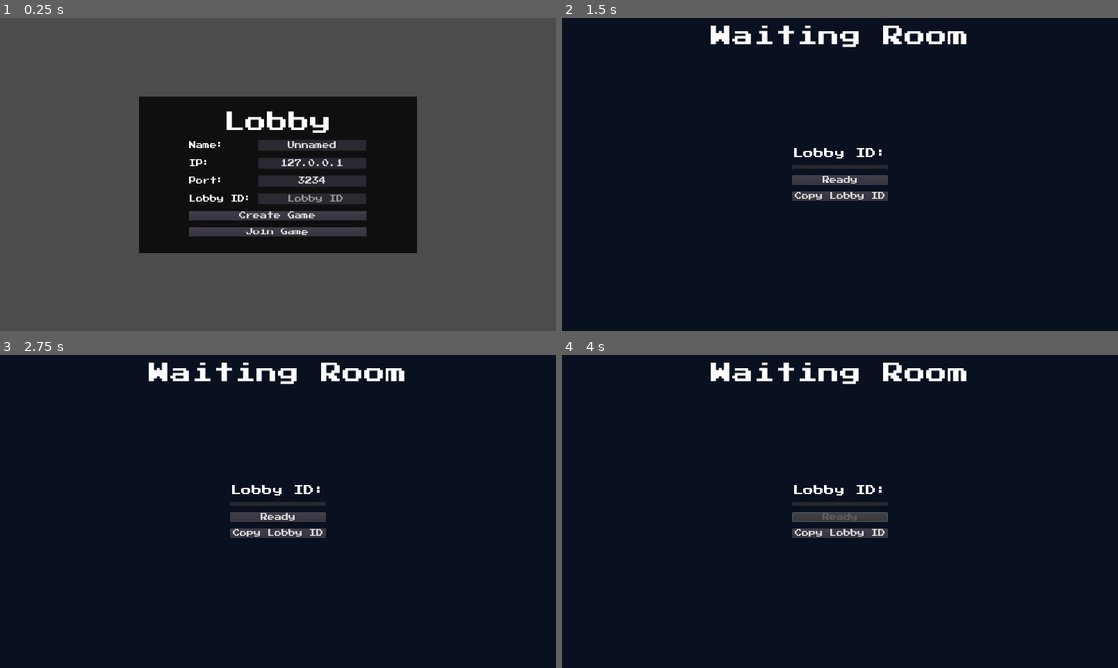
Above: before the commit, frames 1-4 (two rows, left to right).
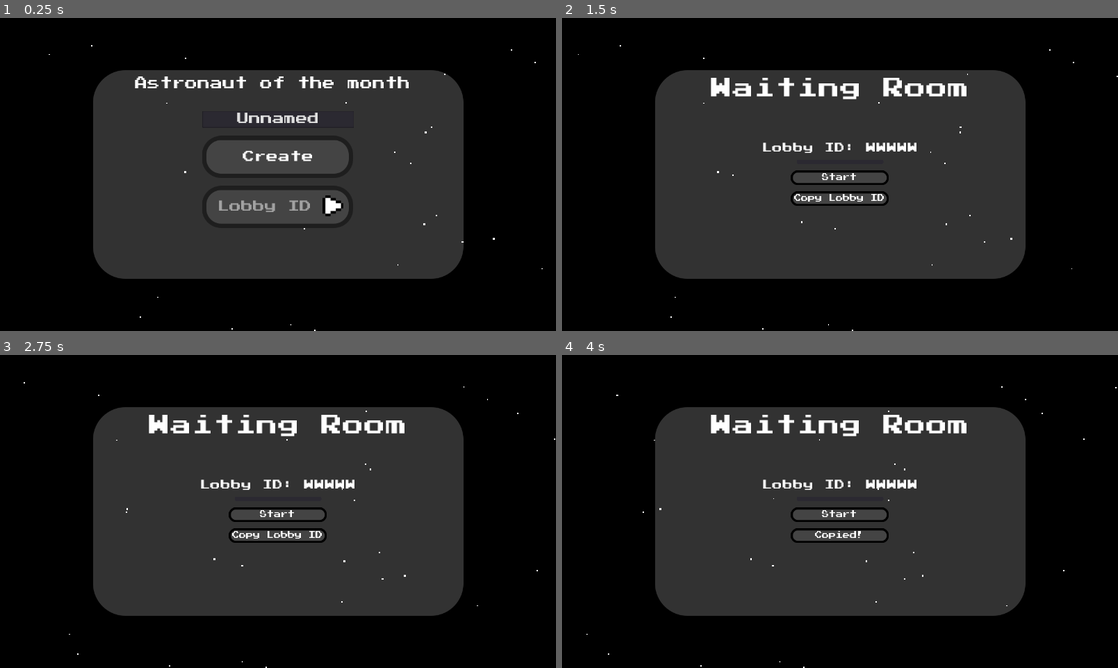
Above: after the commit, the same moments.

Repository: GTNT-Github/Astronaut-of-the-Month
Game: Godot game, scene res://assets/scenes/lobby.tscn
The game is run twice, just before and just after one commit, with the same random seed, the same clock (stepped at 60 frames per second) and the same inputs.
Inputs (mouse positions are in pixels of both pictures, inside the frame that each line leads up to):
- Up to frame 1 (0.25 s): no input
- Up to frame 2 (1.5 s): click (840, 215) at 0.5 s, where only the run before the commit has a clickable "Create Game"; click (840, 155) at 1.25 s, where only the run after the commit has a clickable "Create"
- Up to frame 3 (2.75 s): click (278, 567) at 2 s, where only the run before the commit has a clickable "Join Game"
- Up to frame 4 (4 s): click "Copy Lobby ID" at 2.75 s; click (840, 514) at 3.5 s, where only the run after the commit has a clickable "Start"

The runs differ from the first frame. In frame 1, 96% of the frame differs, in the area x 0-100%, y 0-100%; in frame 2, 99%; in frame 3, 99%; in frame 4, 99%.

Commit message:
Client - UI & Bug Fixes

Diff:
--- a/Client/assets/scenes/lobby.tscn
+++ b/Client/assets/scenes/lobby.tscn
@@ -2,154 +2,59 @@
 
 [ext_resource path="res://assets/scripts/lobby.gd" type="Script" id=1]
 [ext_resource path="res://assets/scenes/waitingRoom.tscn" type="PackedScene" id=2]
-[ext_resource path="res://assets/fonts/defaultFont.ttf" type="DynamicFontData" id=3]
+[ext_resource path="res://assets/scenes/titleScreen.tscn" type="PackedScene" id=4]
 
-[sub_resource type="DynamicFont" id=1]
-size = 50
-outline_color = Color( 0, 0, 0, 1 )
-use_filter = true
-font_data = ExtResource( 3 )
+[sub_resource type="CanvasItemMaterial" id=6]
+blend_mode = 1
 
-[sub_resource type="DynamicFont" id=3]
-font_data = ExtResource( 3 )
+[sub_resource type="ParticlesMaterial" id=4]
+emission_shape = 2
+emission_box_extents = Vector3( 1, 400, 1 )
+flag_disable_z = true
+direction = Vector3( -1, 0, 0 )
+spread = 0.0
+gravity = Vector3( 0, 0, 0 )
+initial_velocity = 100.0
+initial_velocity_random = 0.5
+orbit_velocity = 0.0
+orbit_velocity_random = 0.0
+scale = 4.0
+scale_random = 0.5
 
 [node name="Lobby" type="Control"]
 anchor_right = 1.0
 anchor_bottom = 1.0
 script = ExtResource( 1 )
 
-[node name="ColorRect" type="ColorRect" parent="."]
-anchor_left = 0.5
-anchor_top = 0.5
-anchor_right = 0.5
-anchor_bottom = 0.5
-margin_left = -320.0
-margin_top = -180.0
-margin_right = 320.0
-margin_bottom = 180.0
-color = Color( 0.0627451, 0.0627451, 0.0627451, 1 )
+[node name="Space" type="ColorRect" parent="."]
+margin_right = 1280.0
+margin_bottom = 720.0
+color = Color( 0, 0, 0, 1 )
 
-[node name="CenterContainer" type="CenterContainer" parent="."]
-anchor_right = 1.0
-anchor_bottom = 1.0
+[node name="Stars" type="Particles2D" parent="Space"]
+modulate = Color( 2, 2, 2, 1 )
+material = SubResource( 6 )
+position = Vector2( 1284, 360 )
+amount = 80
+lifetime = 40.0
+preprocess = 20.0
+speed_scale = 0.84
+visibility_rect = Rect2( -10, -360, 10, 720 )
+process_material = SubResource( 4 )
 
-[node name="VBoxContainer" type="VBoxContainer" parent="CenterContainer"]
-margin_left = 435.0
-margin_top = 216.0
-margin_right = 844.0
-margin_bottom = 504.0
-custom_constants/separation = 15
-
-[node name="Title" type="Label" parent="CenterContainer/VBoxContainer"]
-margin_right = 409.0
-margin_bottom = 50.0
-custom_fonts/font = SubResource( 1 )
-text = "Lobby"
-align = 1
-valign = 1
-
-[node name="GridContainer" type="GridContainer" parent="CenterContainer/VBoxContainer"]
-margin_top = 65.0
-margin_right = 409.0
-margin_bottom = 214.0
-custom_constants/vseparation = 15
-custom_constants/hseparation = 15
-columns = 2
-
-[node name="NameLabel" type="Label" parent="CenterContainer/VBoxContainer/GridContainer"]
-margin_top = 5.0
-margin_right = 144.0
-margin_bottom = 21.0
-custom_fonts/font = SubResource( 3 )
-text = "Name:"
-
-[node name="NameTextBox" type="LineEdit" parent="CenterContainer/VBoxContainer/GridContainer"]
-margin_left = 159.0
-margin_right = 409.0
-margin_bottom = 26.0
-rect_min_size = Vector2( 250, 0 )
-custom_fonts/font = SubResource( 3 )
-align = 1
-placeholder_text = "Name"
-
-[node name="IPLabel" type="Label" parent="CenterContainer/VBoxContainer/GridContainer"]
-margin_top = 46.0
-margin_right = 144.0
-margin_bottom = 62.0
-custom_fonts/font = SubResource( 3 )
-text = "IP:"
-
-[node name="IPTextBox" type="LineEdit" parent="CenterContainer/VBoxContainer/GridContainer"]
-margin_left = 159.0
-margin_top = 41.0
-margin_right = 409.0
-margin_bottom = 67.0
-rect_min_size = Vector2( 250, 0 )
-custom_fonts/font = SubResource( 3 )
-align = 1
-placeholder_text = "IP Address"
-
-[node name="PortLabel" type="Label" parent="CenterContainer/VBoxContainer/GridContainer"]
-margin_top = 87.0
-margin_right = 144.0
-margin_bottom = 103.0
-custom_fonts/font = SubResource( 3 )
-text = "Port:"
-
-[node name="PortTextBox" type="LineEdit" parent="CenterContainer/VBoxContainer/GridContainer"]
-margin_left = 159.0
-margin_top = 82.0
-margin_right = 409.0
-margin_bottom = 108.0
-rect_min_size = Vector2( 250, 0 )
-custom_fonts/font = SubResource( 3 )
-align = 1
-placeholder_text = "Port Number"
-
-[node name="LobbyLabel" type="Label" parent="CenterContainer/VBoxContainer/GridContainer"]
-margin_top = 128.0
-margin_right = 144.0
-margin_bottom = 144.0
-custom_fonts/font = SubResource( 3 )
-text = "Lobby ID:"
-
-[node name="LobbyTextBox" type="LineEdit" parent="CenterContainer/VBoxContainer/GridContainer"]
-margin_left = 159.0
-margin_top = 123.0
-margin_right = 409.0
-margin_bottom = 149.0
-rect_min_size = Vector2( 250, 0 )
-custom_fonts/font = SubResource( 3 )
-align = 1
-placeholder_text = " Lobby ID"
-
-[node name="createBtn" type="Button" parent="CenterContainer/VBoxContainer"]
-margin_top = 229.0
-margin_right = 409.0
-margin_bottom = 251.0
-custom_fonts/font = SubResource( 3 )
-text = "Create Game"
-
-[node name="JoinBtn" type="Button" parent="CenterContainer/VBoxContainer"]
-margin_top = 266.0
-margin_right = 409.0
-margin_bottom = 288.0
-custom_fonts/font = SubResource( 3 )
-text = "Join Game"
+[node name="TitleScreen" parent="." instance=ExtResource( 4 )]
 
 [node name="WaitingRoom" parent="." instance=ExtResource( 2 )]
 visible = false
 
 [node name="VBoxContainer" parent="WaitingRoom/CenterContainer" index="0"]
-margin_top = 303.0
-margin_bottom = 417.0
+margin_top = 172.0
+margin_bottom = 308.0
 
-[node name="ItemList" parent="WaitingRoom/CenterContainer/VBoxContainer" index="1"]
-items = [ "Player 1", null, false, "Player 2", null, false, "Player 3", null, false, "Player 4", null, false ]
+[connection signal="text_changed" from="TitleScreen/Name" to="." method="_on_NameTextBox_text_changed"]
+[connection signal="pressed" from="TitleScreen/CreateBtn" to="." method="_on_CreateBtn_pressed"]
+[connection signal="pressed" from="TitleScreen/JoinBtn/EnterArrow" to="." method="_on_JoinBtn_pressed"]
+[connection signal="pressed" from="WaitingRoom/CenterContainer/VBoxContainer/StartBtn" to="." method="_on_StartBtn_pressed"]
 
-[connection signal="text_changed" from="CenterContainer/VBoxContainer/GridContainer/NameTextBox" to="." method="_on_NameTextBox_text_changed"]
-[connection signal="pressed" from="CenterContainer/VBoxContainer/createBtn" to="." method="_on_createBtn_pressed"]
-[connection signal="pressed" from="CenterContainer/VBoxContainer/JoinBtn" to="." method="_on_JoinBtn_pressed"]
-[connection signal="pressed" from="WaitingRoom/CenterContainer/VBoxContainer/ReadyBtn" to="." method="_on_ReadyBtn_pressed"]
-
+[editable path="TitleScreen"]
 [editable path="WaitingRoom"]
--- /dev/null
+++ b/Client/assets/scenes/titleScreen.tscn
@@ -0,0 +1,101 @@
+[gd_scene load_steps=10 format=2]
+
+[ext_resource path="res://assets/ui/titleScreen/button.png" type="Texture" id=1]
+[ext_resource path="res://assets/ui/titleScreen/menu.png" type="Texture" id=2]
+[ext_resource path="res://assets/fonts/defaultFont.ttf" type="DynamicFontData" id=4]
+[ext_resource path="res://assets/ui/titleScreen/enterArrow.png" type="Texture" id=5]
+
+[sub_resource type="DynamicFont" id=7]
+size = 30
+use_filter = true
+font_data = ExtResource( 4 )
+
+[sub_resource type="DynamicFont" id=8]
+size = 28
+use_filter = true
+font_data = ExtResource( 4 )
+
+[sub_resource type="Theme" id=11]
+LineEdit/constants/minimum_spaces = 6
+
+[sub_resource type="StyleBoxEmpty" id=10]
+
+[sub_resource type="StyleBoxFlat" id=9]
+bg_color = Color( 0.6, 0.6, 0.6, 0 )
+
+[node name="TitleScreen" type="TextureRect"]
+anchor_left = 0.5
+anchor_top = 0.5
+anchor_right = 0.5
+anchor_bottom = 0.5
+margin_left = -426.5
+margin_top = -240.0
+margin_right = 426.5
+margin_bottom = 240.0
+texture = ExtResource( 2 )
+
+[node name="Title" type="Label" parent="."]
+anchor_left = 0.5
+anchor_right = 0.5
+margin_left = -330.0
+margin_top = 16.0
+margin_right = 330.0
+margin_bottom = 67.0
+custom_fonts/font = SubResource( 7 )
+text = "Astronaut of the month"
+
+[node name="Name" type="LineEdit" parent="."]
+margin_left = 252.0
+margin_top = 94.0
+margin_right = 601.0
+margin_bottom = 132.0
+custom_fonts/font = SubResource( 8 )
+align = 1
+placeholder_text = "Player Name"
+caret_blink = true
+
+[node name="CreateBtn" type="TextureButton" parent="."]
+margin_left = 250.5
+margin_top = 151.0
+margin_right = 598.5
+margin_bottom = 248.0
+texture_normal = ExtResource( 1 )
+
+[node name="Label" type="Label" parent="CreateBtn"]
+margin_left = 22.0
+margin_top = 34.0
+margin_right = 330.0
+margin_bottom = 62.0
+custom_fonts/font = SubResource( 8 )
+text = "Create"
+align = 1
+
+[node name="JoinBtn" type="TextureRect" parent="."]
+margin_left = 250.5
+margin_top = 266.0
+margin_right = 598.5
+margin_bottom = 363.0
+texture = ExtResource( 1 )
+
+[node name="LobbyLabel" type="LineEdit" parent="JoinBtn"]
+margin_left = 19.0
+margin_top = 34.0
+margin_right = 269.0
+margin_bottom = 62.0
+theme = SubResource( 11 )
+custom_fonts/font = SubResource( 8 )
+custom_styles/focus = SubResource( 10 )
+custom_styles/normal = SubResource( 9 )
+align = 1
+max_length = 6
+placeholder_text = "Lobby ID"
+caret_blink = true
+
+[node name="EnterArrow" type="TextureButton" parent="JoinBtn"]
+margin_left = 278.0
+margin_top = 22.4
+margin_right = 318.0
+margin_bottom = 62.4
+rect_scale = Vector2( 1.2, 1.2 )
+texture_normal = ExtResource( 5 )
+expand = true
--- a/Client/assets/scenes/waitingRoom.tscn
+++ b/Client/assets/scenes/waitingRoom.tscn
@@ -1,7 +1,9 @@
-[gd_scene load_steps=6 format=2]
+[gd_scene load_steps=10 format=2]
 
 [ext_resource path="res://assets/scripts/waitingRoom.gd" type="Script" id=1]
 [ext_resource path="res://assets/fonts/defaultFont.ttf" type="DynamicFontData" id=2]
+[ext_resource path="res://assets/ui/titleScreen/menu.png" type="Texture" id=3]
+[ext_resource path="res://assets/ui/waitingRoom/button.png" type="Texture" id=4]
 
 [sub_resource type="DynamicFont" id=1]
 size = 50
@@ -11,24 +13,35 @@
 
 [sub_resource type="DynamicFont" id=2]
 size = 25
+use_filter = true
 font_data = ExtResource( 2 )
+
+[sub_resource type="StyleBoxFlat" id=4]
+content_margin_top = 10.0
+content_margin_bottom = 0.0
+bg_color = Color( 0.172549, 0.164706, 0.196078, 1 )
+corner_radius_top_left = 30
+corner_radius_top_right = 30
+corner_radius_bottom_right = 30
+corner_radius_bottom_left = 30
+
+[sub_resource type="Theme" id=5]
+ItemList/styles/bg = SubResource( 4 )
 
 [sub_resource type="DynamicFont" id=3]
 font_data = ExtResource( 2 )
 
-[node name="WaitingRoom" type="Popup" groups=["WaitingRoom"]]
-visible = true
-anchor_right = 1.0
-anchor_bottom = 1.0
+[node name="WaitingRoom" type="TextureRect" groups=["WaitingRoom"]]
+anchor_left = 0.5
+anchor_top = 0.5
+anchor_right = 0.5
+anchor_bottom = 0.5
+margin_left = -426.5
+margin_top = -240.0
+margin_right = 426.5
+margin_bottom = 240.0
+texture = ExtResource( 3 )
 script = ExtResource( 1 )
-__meta__ = {
-"_edit_use_anchors_": false
-}
-
-[node name="ColorRect" type="ColorRect" parent="."]
-anchor_right = 1.0
-anchor_bottom = 1.0
-color = Color( 0.0392157, 0.0666667, 0.129412, 1 )
 
 [node name="Title" type="Label" parent="."]
 anchor_left = 0.5
@@ -47,26 +60,31 @@
 anchor_bottom = 1.0
 
 [node name="VBoxContainer" type="VBoxContainer" parent="CenterContainer"]
-margin_left = 527.0
-margin_top = 222.0
-margin_right = 752.0
-margin_bottom = 497.0
+margin_left = 239.0
+margin_top = 91.0
+margin_right = 614.0
+margin_bottom = 389.0
 custom_constants/separation = 15
 
 [node name="ID" type="Label" parent="CenterContainer/VBoxContainer"]
-margin_right = 225.0
+margin_right = 375.0
 margin_bottom = 25.0
 custom_fonts/font = SubResource( 2 )
-text = "Lobby ID:"
+text = "Lobby ID: WWWWW"
 align = 1
 valign = 1
 
 [node name="ItemList" type="ItemList" parent="CenterContainer/VBoxContainer"]
+margin_left = 87.0
 margin_top = 40.0
-margin_right = 225.0
-margin_bottom = 201.0
+margin_right = 287.0
+margin_bottom = 202.0
 rect_min_size = Vector2( 200, 0 )
+size_flags_horizontal = 4
+size_flags_vertical = 4
+theme = SubResource( 5 )
 custom_constants/vseparation = 10
+custom_constants/icon_margin = 0
 custom_fonts/font = SubResource( 3 )
 items = [ "Player 1", null, false, "Player 2", null, false, "Player 3", null, false, "Player 4", null, false ]
 auto_height = true
@@ -74,18 +92,41 @@
 fixed_column_width = 225
 icon_mode = 0
 
-[node name="ReadyBtn" type="Button" parent="CenterContainer/VBoxContainer"]
-margin_top = 216.0
-margin_right = 225.0
-margin_bottom = 238.0
+[node name="StartBtn" type="TextureButton" parent="CenterContainer/VBoxContainer"]
+margin_left = 75.0
+margin_top = 217.0
+margin_right = 300.0
+margin_bottom = 250.0
+size_flags_horizontal = 4
+size_flags_vertical = 4
+texture_normal = ExtResource( 4 )
+
+[node name="Label" type="Label" parent="CenterContainer/VBoxContainer/StartBtn"]
+anchor_right = 1.0
+anchor_bottom = 1.0
+size_flags_vertical = 1
 custom_fonts/font = SubResource( 3 )
-text = "Ready"
+text = "Start"
+align = 1
+valign = 1
 
-[node name="Copy" type="Button" parent="CenterContainer/VBoxContainer"]
-margin_top = 253.0
-margin_right = 225.0
-margin_bottom = 275.0
+[node name="Copy" type="TextureButton" parent="CenterContainer/VBoxContainer"]
+margin_left = 75.0
+margin_top = 265.0
+margin_right = 300.0
+margin_bottom = 298.0
+size_flags_horizontal = 4
+size_flags_vertical = 5
+toggle_mode = true
+texture_normal = ExtResource( 4 )
+
+[node name="Label" type="Label" parent="CenterContainer/VBoxContainer/Copy"]
+anchor_right = 1.0
+anchor_bottom = 1.0
+size_flags_vertical = 1
 custom_fonts/font = SubResource( 3 )
 text = "Copy Lobby ID"
+align = 1
+valign = 1
 
 [connection signal="pressed" from="CenterContainer/VBoxContainer/Copy" to="." method="_on_Copy_pressed"]
--- a/Client/assets/scripts/lobby.gd
+++ b/Client/assets/scripts/lobby.gd
@@ -1,25 +1,19 @@
 extends Control
 
-onready var player_name = $CenterContainer/VBoxContainer/GridContainer/NameTextBox
-onready var selected_IP = $CenterContainer/VBoxContainer/GridContainer/IPTextBox
-onready var selected_port = $CenterContainer/VBoxContainer/GridContainer/PortTextBox
-onready var selected_lobby = $CenterContainer/VBoxContainer/GridContainer/LobbyTextBox
+onready var player_name = $TitleScreen/Name
+onready var selected_lobby = $TitleScreen/JoinBtn/LobbyLabel
+onready var lobby = $TitleScreen
 onready var waiting_room = $WaitingRoom
-onready var ready_button = $WaitingRoom/CenterContainer/VBoxContainer/ReadyBtn
 
 
-func _ready():
+func _ready() -> void:
 	player_name.text = Save.save_data["Player_name"]
-	selected_IP.text = Server.DEFAULT_IP
-	selected_port.text = str(Server.DEFAULT_PORT)
 
 
 func _on_JoinBtn_pressed():
 	Server.lobby_id = selected_lobby.text
-	Server.selected_IP = selected_IP.text
-	Server.selected_port = int(selected_port.text)
 	Server._connect_to_server()
-	show_waiting_room()
+	show_waiting_room(false)
 
 
 func _on_NameTextBox_text_changed(new_text):
@@ -27,21 +21,20 @@
 	Save.save_game()
 
 
-func show_waiting_room():
-	waiting_room.popup_centered()
+func show_waiting_room(host):
+	lobby.visible = false
+	waiting_room.visible = true
+	$WaitingRoom/CenterContainer/VBoxContainer/StartBtn.visible = host
 
 
-func _on_ReadyBtn_pressed():
+func _on_StartBtn_pressed():
 	Server.load_game()
-	ready_button.disabled = true
 
 
-func _on_createBtn_pressed():
+func _on_CreateBtn_pressed():
 	Server.lobby_id = generate_id(6)
-	Server.selected_IP = selected_IP.text
-	Server.selected_port = int(selected_port.text)
 	Server._connect_to_server()
-	show_waiting_room()
+	show_waiting_room(true)
 
 
 func generate_id(length):
--- a/Client/assets/scripts/server.gd
+++ b/Client/assets/scripts/server.gd
@@ -4,11 +4,9 @@
 const DEFAULT_PORT = 3234
 
 var network = NetworkedMultiplayerENet.new()
-var selected_IP
-var selected_port
-
 var local_player_id = 0
 var player_instances = {}
+
 sync var players = {}
 sync var player_data = {}
 sync var lobby_id = ""
@@ -16,7 +14,7 @@
 
 func _connect_to_server():
 	get_tree().connect("connected_to_server", self, "_connected_ok")
-	network.create_client(selected_IP, selected_port)
+	network.create_client(DEFAULT_IP, DEFAULT_PORT)
 	get_tree().set_network_peer(network)
 
 
@@ -36,10 +34,13 @@
 
 
 func load_game():
-	rpc_id(1, "load_world", lobby_id)
+	rpc_id(1, "load_world", lobby_id, Server.local_player_id)
 
 
-sync func start_game():
+sync func start_game(lobby_id):
+#	get_tree().call_group("WaitingRoom", "start_countdown", lobby_id)
+
+#	yield(get_tree().create_timer(4), "timeout")
 	var world = preload("res://assets/scenes/world.tscn").instance()
 	world.name = lobby_id
 	get_tree().get_root().add_child(world)
--- a/Client/assets/scripts/waitingRoom.gd
+++ b/Client/assets/scripts/waitingRoom.gd
@@ -1,4 +1,4 @@
-extends Popup
+extends TextureRect
 
 onready var player_list = $CenterContainer/VBoxContainer/ItemList
 onready var id_label = $CenterContainer/VBoxContainer/ID
@@ -17,3 +17,20 @@
 
 func _on_Copy_pressed() -> void:
 	OS.clipboard = Server.lobby_id
+	$CenterContainer/VBoxContainer/Copy/Label.text = "Copied!"
+	$CenterContainer/VBoxContainer/Copy.disabled = true
+	yield(get_tree().create_timer(3), "timeout")
+	$CenterContainer/VBoxContainer/Copy/Label.text = "Copy Lobby ID"
+	$CenterContainer/VBoxContainer/Copy.disabled = false
+
+func start_countdown(lobby_id):
+	var timer = Timer.new()
+	timer.wait_time = 1
+	timer.name = lobby_id+"Timer"
+	add_child(timer)
+	timer.start()
+	for n in 3:
+		yield(timer,"timeout")
+		print(lobby_id+" starts in"+str(3-n)+" seconds!")
+		if n == 2:
+			timer.queue_free()
Binary file added: Client/assets/ui/titleScreen/Untitled-1.png
Binary file added: Client/assets/ui/titleScreen/button.png
Binary file added: Client/assets/ui/titleScreen/enterArrow.png
Binary file added: Client/assets/ui/titleScreen/menu.png
Binary file added: Client/assets/ui/waitingRoom/button.png
